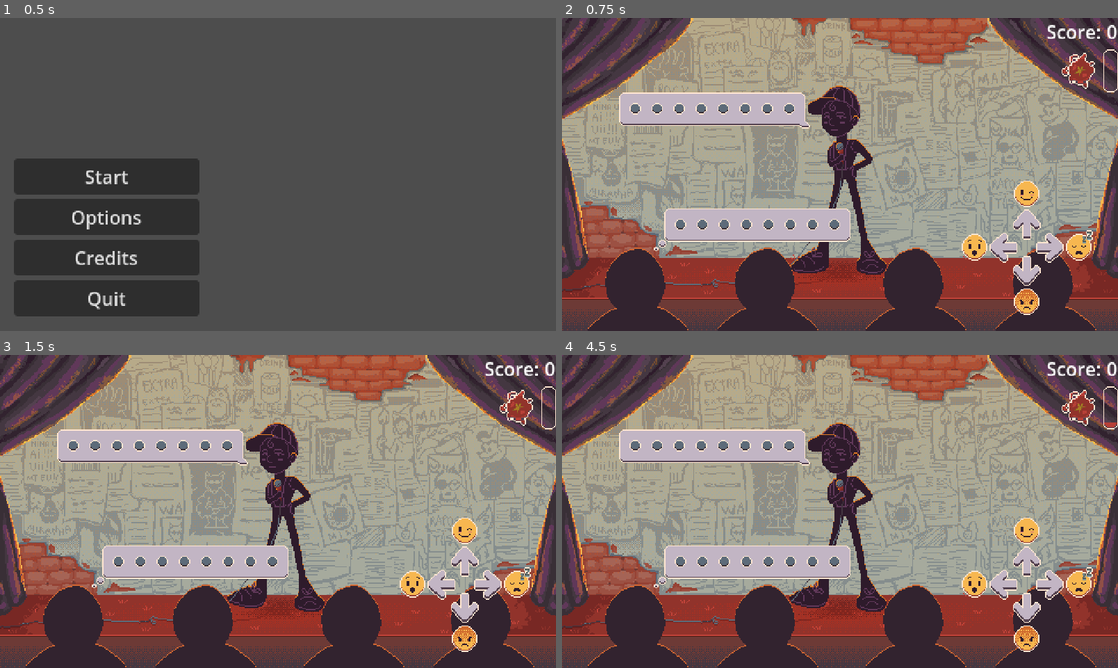
Above: before the commit, frames 1-4 (two rows, left to right).
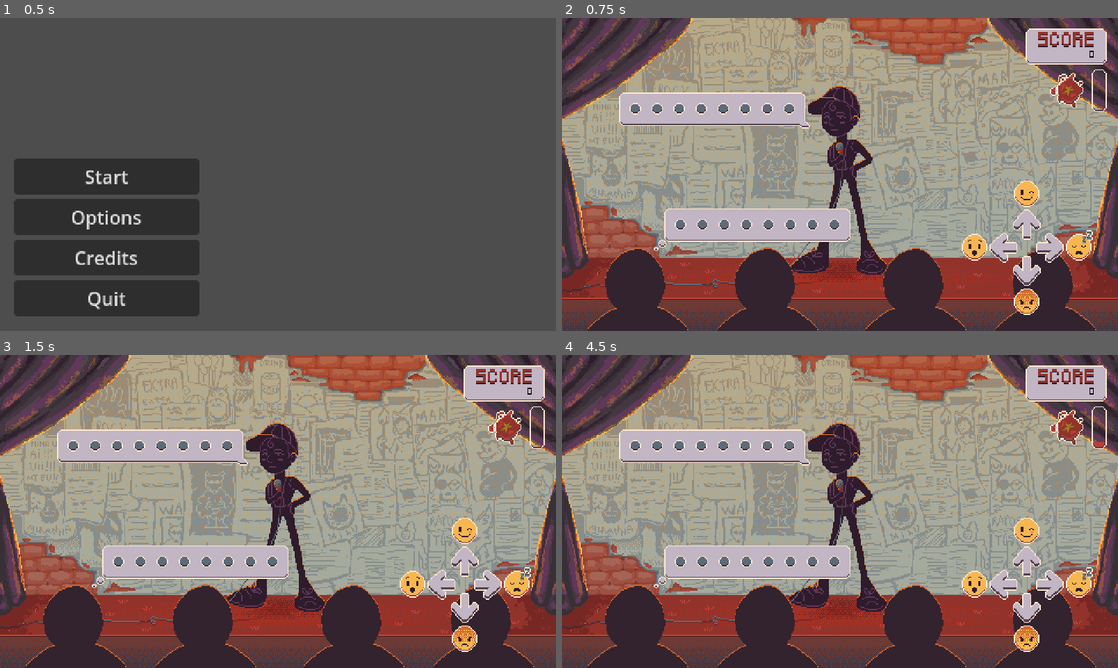
Above: after the commit, the same moments.

Repository: gdp-ufrj/raposo-standup
Game: Godot game, scene res://Scenes/MainMenu.tscn
Same seed, same stepped clock (60 frames per second), same inputs: the game is played once before the commit and once after it.
Inputs:
- Up to frame 1 (0.5 s): no input
- Up to frame 2 (0.75 s): click "Start" at 0.5 s
- Up to frame 3 (1.5 s): hold Right (RightEmoji) from 1.28 s (still down)
- Up to frame 4 (4.5 s): release Right (RightEmoji) at 2.03 s; hold Down (DownEmoji) 2.03-2.78 s; hold Right (RightEmoji) 2.78-3.53 s; hold Up (UpEmoji) 3.53-4.28 s; hold Left (LeftEmoji) from 4.28 s (still down)

Frame 1 is identical in both runs. In frame 2, 2.4% of the frame differs, in the area x 83-100%, y 2-30%; in frame 3, 2.4%; in frame 4, 2.5%.

Commit message:
criando hud de pontuacao

Diff:
--- a/Scenes/gui.tscn
+++ b/Scenes/gui.tscn
@@ -1,15 +1,25 @@
-[gd_scene load_steps=6 format=3 uid="uid://cuv3fax2qw7x1"]
+[gd_scene load_steps=10 format=3 uid="uid://cuv3fax2qw7x1"]
 
 [ext_resource type="Script" path="res://Scripts/Gui.gd" id="1_lbuu0"]
+[ext_resource type="FontFile" uid="uid://buwkc6nlcdvoa" path="res://Assets/Fonts/Pixeled.ttf" id="2_av3g8"]
 [ext_resource type="Texture2D" uid="uid://dmocqb1cmgwto" path="res://Assets/Visual/HUD/emojis/roda-de-input1.png" id="2_ctaes"]
 [ext_resource type="Texture2D" uid="uid://dph7aukf55k82" path="res://Assets/Visual/HUD/vacilômetro/vacilometro-tomate.png" id="2_hmkxe"]
+[ext_resource type="Texture2D" uid="uid://c6mywrjgmqbwq" path="res://Assets/Visual/HUD/score/SCORE.png" id="3_c237f"]
 [ext_resource type="Texture2D" uid="uid://bdd8yolvx7k5r" path="res://Assets/Visual/HUD/vacilômetro/vacilometro-over.png" id="3_oqnsn"]
 [ext_resource type="Texture2D" uid="uid://bcut13e5fd8ds" path="res://Assets/Visual/HUD/vacilômetro/vacilometro-progress.png" id="4_i2e8h"]
 
-[node name="GUI" type="CanvasLayer" node_paths=PackedStringArray("score_value_label", "misses_bar")]
+[sub_resource type="Theme" id="Theme_yntkg"]
+default_font = ExtResource("2_av3g8")
+default_font_size = 5
+
+[sub_resource type="LabelSettings" id="LabelSettings_6cn80"]
+font_size = 5
+font_color = Color(0, 0, 0, 1)
+
+[node name="GUI" type="CanvasLayer" node_paths=PackedStringArray("score_label", "misses_bar")]
 script = ExtResource("1_lbuu0")
-score_value_label = NodePath("Control/MarginContainer/VBoxContainer/ScoreContainer/ScoreValue")
-misses_bar = NodePath("Control/MarginContainer/VBoxContainer/LifeContainer/TextureProgressBar")
+score_label = NodePath("Control/ReferenceRect/MarginContainer/VBoxContainer/ScoreContainer/TextureRect/ScoreValue")
+misses_bar = NodePath("Control/ReferenceRect/MarginContainer/VBoxContainer/LifeContainer/TextureProgressBar")
 
 [node name="Control" type="Control" parent="."]
 layout_mode = 3
@@ -18,8 +28,9 @@
 anchor_bottom = 1.0
 grow_horizontal = 2
 grow_vertical = 2
+theme = SubResource("Theme_yntkg")
 
-[node name="MarginContainer" type="MarginContainer" parent="Control"]
+[node name="ReferenceRect" type="ReferenceRect" parent="Control"]
 layout_mode = 1
 anchors_preset = 15
 anchor_right = 1.0
@@ -27,39 +38,59 @@
 grow_horizontal = 2
 grow_vertical = 2
 
-[node name="VBoxContainer" type="VBoxContainer" parent="Control/MarginContainer"]
-layout_mode = 2
+[node name="MarginContainer" type="MarginContainer" parent="Control/ReferenceRect"]
+layout_mode = 1
+anchors_preset = 1
+anchor_left = 1.0
+anchor_right = 1.0
+offset_left = -90.0
+offset_bottom = 90.0
+grow_horizontal = 0
+size_flags_horizontal = 8
 size_flags_vertical = 0
 
-[node name="ScoreContainer" type="HBoxContainer" parent="Control/MarginContainer/VBoxContainer"]
+[node name="VBoxContainer" type="VBoxContainer" parent="Control/ReferenceRect/MarginContainer"]
+layout_mode = 2
+size_flags_horizontal = 4
+size_flags_vertical = 4
+
+[node name="ScoreContainer" type="HBoxContainer" parent="Control/ReferenceRect/MarginContainer/VBoxContainer"]
 layout_mode = 2
 size_flags_vertical = 0
 alignment = 2
 
-[node name="ScoreText" type="Label" parent="Control/MarginContainer/VBoxContainer/ScoreContainer"]
+[node name="TextureRect" type="TextureRect" parent="Control/ReferenceRect/MarginContainer/VBoxContainer/ScoreContainer"]
 layout_mode = 2
-text = "Score:"
+texture = ExtResource("3_c237f")
 
-[node name="ScoreValue" type="Label" parent="Control/MarginContainer/VBoxContainer/ScoreContainer"]
+[node name="ScoreValue" type="Label" parent="Control/ReferenceRect/MarginContainer/VBoxContainer/ScoreContainer/TextureRect"]
 layout_mode = 2
+offset_left = 10.0
+offset_top = 14.0
+offset_right = 60.0
+offset_bottom = 28.0
 size_flags_horizontal = 8
-text = "00000000"
+text = "0000000000"
+label_settings = SubResource("LabelSettings_6cn80")
+horizontal_alignment = 2
 
-[node name="LifeContainer" type="HBoxContainer" parent="Control/MarginContainer/VBoxContainer"]
+[node name="LifeContainer" type="HBoxContainer" parent="Control/ReferenceRect/MarginContainer/VBoxContainer"]
 layout_mode = 2
 alignment = 2
 
-[node name="TextureRect" type="TextureRect" parent="Control/MarginContainer/VBoxContainer/LifeContainer"]
+[node name="TextureRect" type="TextureRect" parent="Control/ReferenceRect/MarginContainer/VBoxContainer/LifeContainer"]
 layout_mode = 2
 texture = ExtResource("2_hmkxe")
 
-[node name="TextureProgressBar" type="TextureProgressBar" parent="Control/MarginContainer/VBoxContainer/LifeContainer"]
+[node name="TextureProgressBar" type="TextureProgressBar" parent="Control/ReferenceRect/MarginContainer/VBoxContainer/LifeContainer"]
 layout_mode = 2
 max_value = 10.0
 fill_mode = 3
 texture_under = ExtResource("3_oqnsn")
 texture_progress = ExtResource("4_i2e8h")
 
-[node name="InputWheel" type="TextureRect" parent="Control/MarginContainer"]
+[node name="InputWheel" type="TextureRect" parent="Control/ReferenceRect"]
 layout_mode = 2
+offset_right = 480.0
+offset_bottom = 270.0
 texture = ExtResource("2_ctaes")
--- a/Scripts/Gui.gd
+++ b/Scripts/Gui.gd
@@ -1,7 +1,7 @@
 extends CanvasLayer
 
 @export var score : int = 0
-@export var score_value_label : Label
+@export var score_label : Label
 @export var misses : int = 0
 @export var max_misses : int = 40
 @export var misses_bar : TextureProgressBar
@@ -12,7 +12,7 @@
 
 
 func update_label():
-	score_value_label.text = str(score)
+	score_label.text = str(score)
 
 
 func _on_bubble_score_increased(diff):
Binary file added: Assets/Fonts/Pixeled.ttf
Not shown, added: Assets/Fonts/Pixeled.ttf.import
Binary file added: Assets/Visual/HUD/score/SCORE.png
Not shown, added: Assets/Visual/HUD/score/SCORE.png.import
